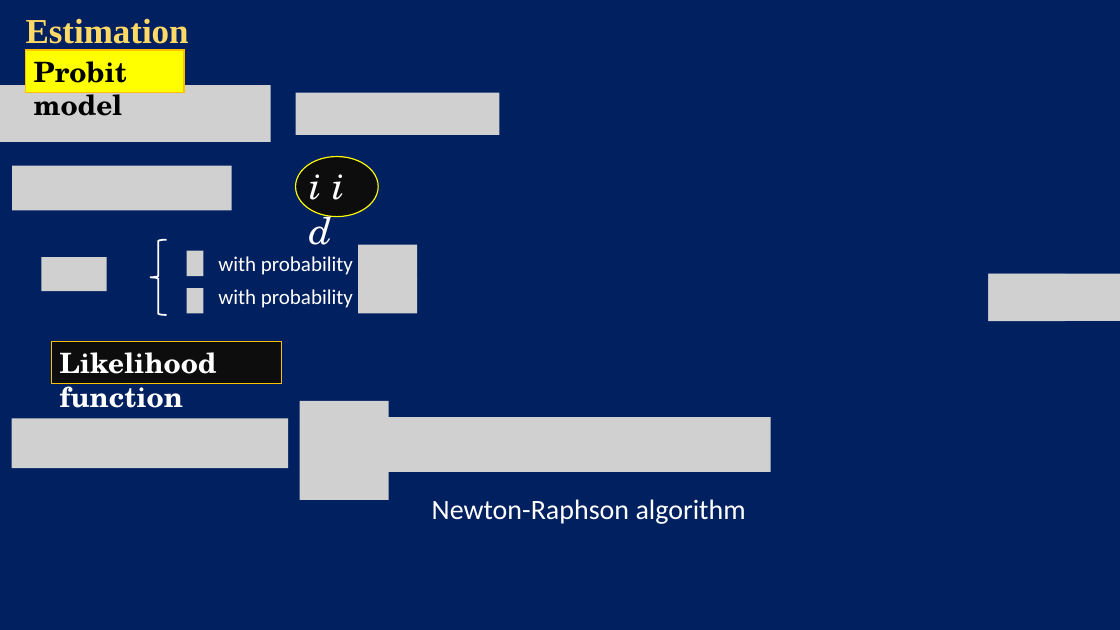
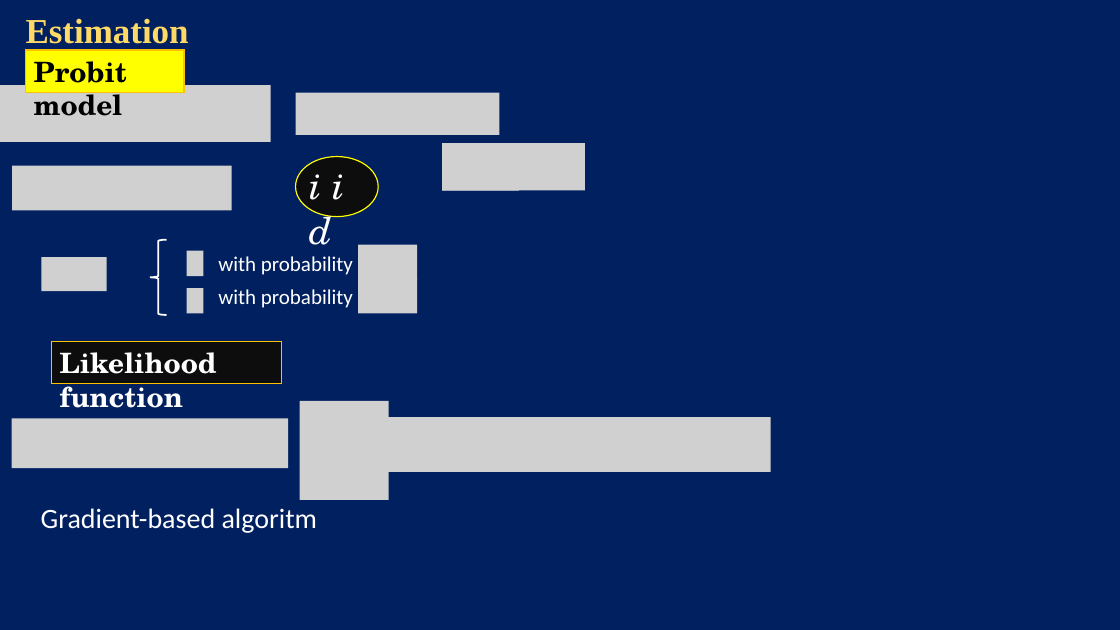
Before and after one commit to ecarlevaro/bankFailure, a slide deck: slide 5 of presentations/PhD Conference 34/UQ phd conference BAFA presentation .pptx. Drawn at 1120x630 pixels with LibreOffice and Linux fonts; fonts in the diff are those of the drawing; grey boxes stand for pictures; background and template pictures are left out. Boxes give left, top, right and bottom in pixels: in the first picture for what was removed or moved away, otherwise in the second. Text is boxed around its words. In the diff, an @@ line names an element or a change of style, - is before the commit and + after.

```diff
--- a/presentations/PhD Conference 34/UQ phd conference BAFA presentation .pptx
+++ b/presentations/PhD Conference 34/UQ phd conference BAFA presentation .pptx
@@ picture added at [442,143,585,190] @@
@@ picture added at [442,144,518,191] @@
@@ picture removed at [989,274,1120,321] @@
@@ picture removed at [989,274,1065,321] @@
@@ text added at [41,508,317,533], 24 pt, text #FFFFFF @@
+Gradient-based algoritm
@@ text removed at [432,499,746,524] @@
-Newton-Raphson algorithm
```
Also in this commit, not shown: 10 other slides changed, 4 slides added, 6 slides removed, 10 other files.
